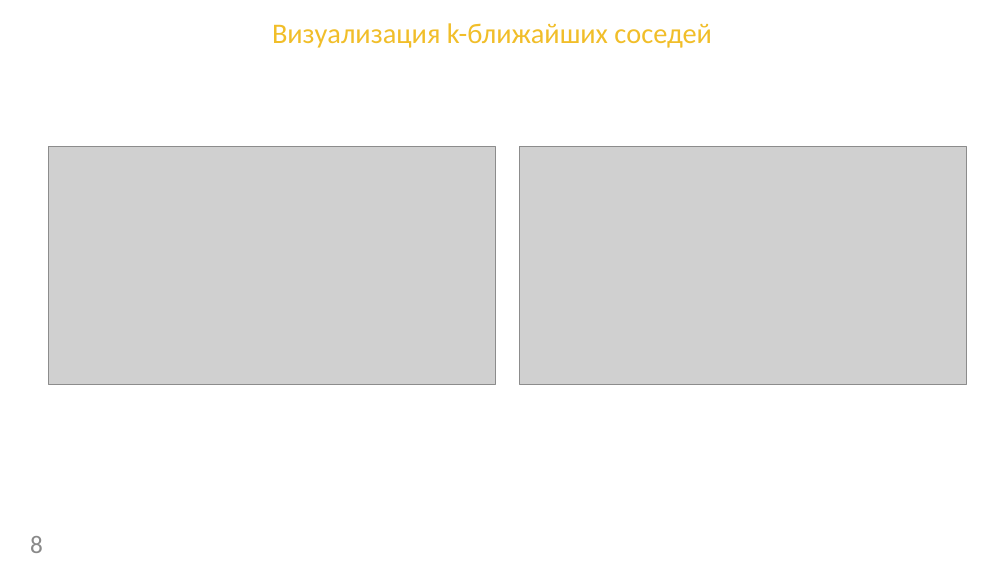
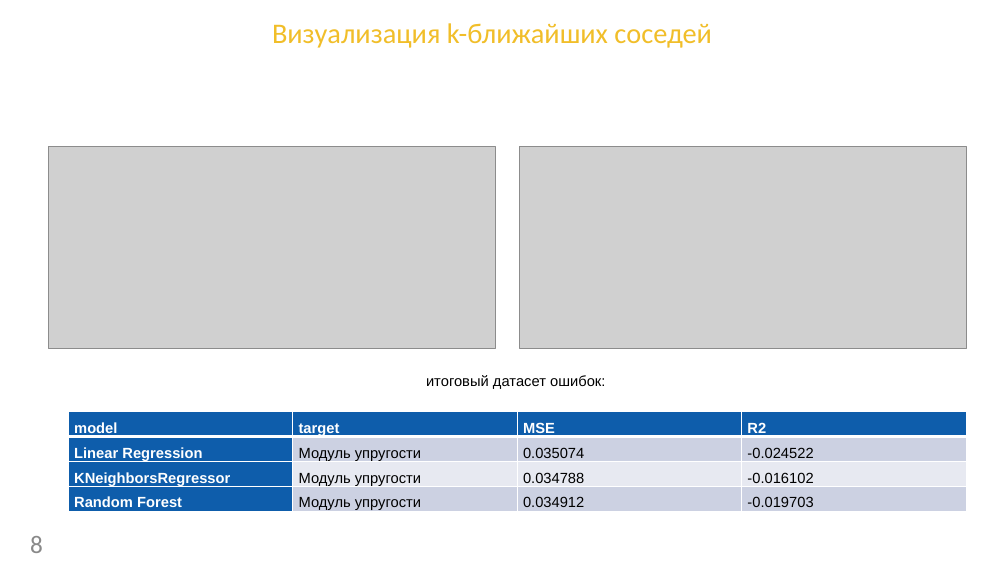
Before and after one commit to Anatoliy0461/Malon, a slide deck: slide 8 of MyPres.pptx. Drawn at 1008x567 pixels with LibreOffice and Linux fonts; fonts in the diff are those of the drawing; grey boxes stand for pictures; background and template pictures are left out. Boxes give left, top, right and bottom in pixels: in the first picture for what was removed or moved away, otherwise in the second. Text is boxed around its words. In the diff, an @@ line names an element or a change of style, - is before the commit and + after.

```diff
--- a/MyPres.pptx
+++ b/MyPres.pptx
@@ picture: place and size @@
-picture at box(49, 147, 496, 385)
+picture at box(49, 147, 496, 349)
@@ picture: place and size @@
-picture at box(520, 147, 967, 385)
+picture at box(520, 147, 967, 349)
@@ text added at box(426, 375, 605, 389), 14 pt, text #000000 @@
+итоговый датасет ошибок:
@@ table added at box(69, 412, 967, 518), 4 rows, 4 columns @@
+model | target | MSE | R2
+Linear Regression | Модуль упругости | 0.035074 | -0.024522
+KNeighborsRegressor | Модуль упругости | 0.034788 | -0.016102
+Random Forest | Модуль упругости | 0.034912 | -0.019703
```
Also in this commit, not shown: 1 other slide changed.
